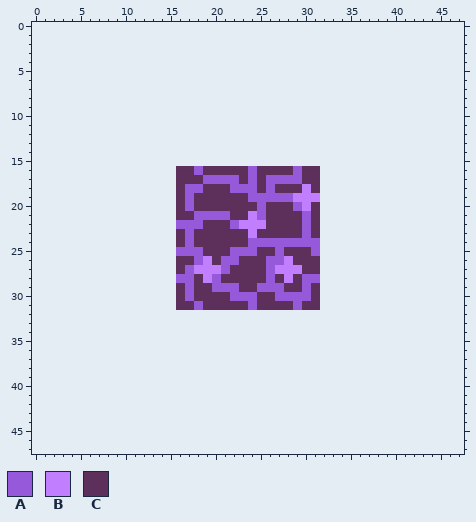
Two states of a pixel-art sprite, sprites/Mycelium.png. This is how it looked before the edit.
The file is 16x16 pixels. The old version is drawn lined up with the new one, on the new canvas.
Palette (. is transparent): A #9559d9  B #c17eff  C #5c305b
Pixels before, first column x 16:
16 CCACCCCCACCCCACC
17 CCCAAAACACAAAACC
18 CAACCCAAACACCCBC
19 CACCCCCCAAAAABBB
20 CACCCCCCCACCCABC
21 CCAAAACCBACCCCAC
22 AAACCCABBBCCCCAC
23 CACCCCCCBCCCCCAC
24 CACCCCCCAAAAAAAA
25 AAACCCAAACCACCCA
26 CCABCAACCCAABCCC
27 CABBBACCCCABBBCC
28 AACBACCCCCACBCAA
29 CACCAAACCAAACCAC
30 CACCCCAAACCAAAAC
31 CCACCCCCACCCCACC
And afterwards:
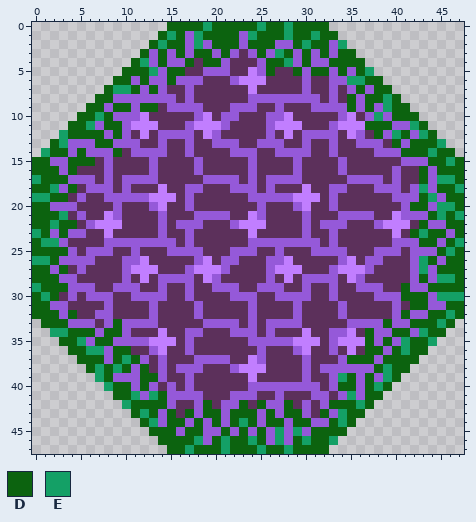
Colours new in this view: D #0c630f  E #14a066
The exact change:
canvas 16x16 -> 48x48, the old top-left corner now at 16,16
Changed rows in their new state; - is an unchanged pixel.
first column x 0:
 0 ---------------DDDDEDDDDDEDDEDDDD---------------
 1 --------------DEDAEDDDDAEDDDEDDEDD--------------
 2 -------------DEDDAEADDDADDDAADEDDAE-------------
 3 ------------DADADADDADACADAEDADADADD------------
 4 -----------DEADAADCDDACCCADDEADAADDDD-----------
 5 ----------DDDEADDCCAAACCBADCCDADDADADE----------
 6 ---------DDADAADAAACCCABBBCCCCACCAAEEDD---------
 7 --------DEEDADACCACCCCCCBCCCCCACCACADADD--------
 8 -------DDAAAAAAACACCCCCCAAAAAAAACACDADDED-------
 9 ------DDADDADDCAAAACCCAAACCACCCAAAADADAEDD------
10 -----DDEDAAABCCCCCABCAACCCAABCCCCCABCAEADDD-----
11 ----DDEADDABBBCCCABBBACCCCABBBCCCABBBDDDAAED----
12 ---EDDDDADACBCAAAACBACCCCCACBCAAAACBACDAEDAED---
13 --DEAAADDAAACCACCACCAAACCAAACCACCACCAAACDADDDE--
14 -EDDADAAADCAAAACCACCCCAAACCAAAACCACCCCAAADDDEDD-
15 DDAADDDCACCCCACCCCACCCCCACCCCACCCCACCCCCCAAADDED
16 DDDADCCCACCCCACC----------------CCACCCCCACCDADDD
17 EDDDAAACACAAAACC----------------CCCAAAACACCDAEED
18 DDEADCAAACACCCBC----------------CAACCCAAACAEADDE
19 EEDDCACCAAAAABBB----------------CACCCCCCAAADEADD
20 DDAAACCCCACCCABC----------------CACCCCCCCADDAEED
21 DDDECACCBACCCCAC----------------CCAAAACCBAAADEDE
22 DDEDDCABBBCCCCAC----------------AAACCCABBBCDAADD
23 EDADAACCBCCCCCAC----------------CACCCCCCBCDEDDAD
24 DEEACCCCAAAAAAAA----------------CACCCCCCAAADDADE
25 DDDDACAAACCACCCA----------------AAACCCAAACAAADED
26 EEDAAAACCCAABCCC----------------CCABCAACCCAEDADD
27 DDADCACCCCABBBCC----------------CABBBACCCCAEADDD
28 DDDAACCCCCACBCAA----------------AACBACCCCCADAEED
29 EDDDAAACCAAACCAC----------------CACCAAACCDAADDDD
30 DEDCACAAACCAAAAC----------------CACCCCAAADDDAEEE
31 DDAACCCCACCCCACC----------------CCACCCCCACDDAADD
32 DDDADCCAACCCCACCCCACCCCCACCCCACCCCACCCCCADAADDED
33 -DDDAAACADAAAACCCCCAAAACACAAAACCCCCAAAADAADDDED-
34 --EEDDDADDACCCBCCAACCCAAACACCCBCCAABCDAADDAEDD--
35 ---DDEADDAAAABBBCACCCCCCAAAAABBBCABBBDADAEDDE---
36 ----DDEEADDCCABCCACCCCCCCACCCABCCACBCDDADEDD----
37 -----DDDADEDACACCCAAAACCBACCCCACCCADDDADDDD-----
38 ------DEDEDADCACAAACCCABBBCCCCACAAAAAADEDD------
39 -------EDAAADDACCACCCCCCBCCCCCACCAEDADAED-------
40 --------EDDADACACACCCCCCAAAAAAAACADDADED--------
41 ---------DDEAEDAAAACCCAAACCACCCAACAEADD---------
42 ----------EDDDDACCADCAADCDAADCACADDDED----------
43 -----------DEDADCDADDADDDADADDACDAEDD-----------
44 ------------DEADDADADADEDADDADDAADED------------
45 -------------DDDADDAADADADAEAEADDDD-------------
46 --------------DDDDEADEDDEDAEADEDDE--------------
47 ---------------DDEDDDEDDDEDDEDDDD---------------
